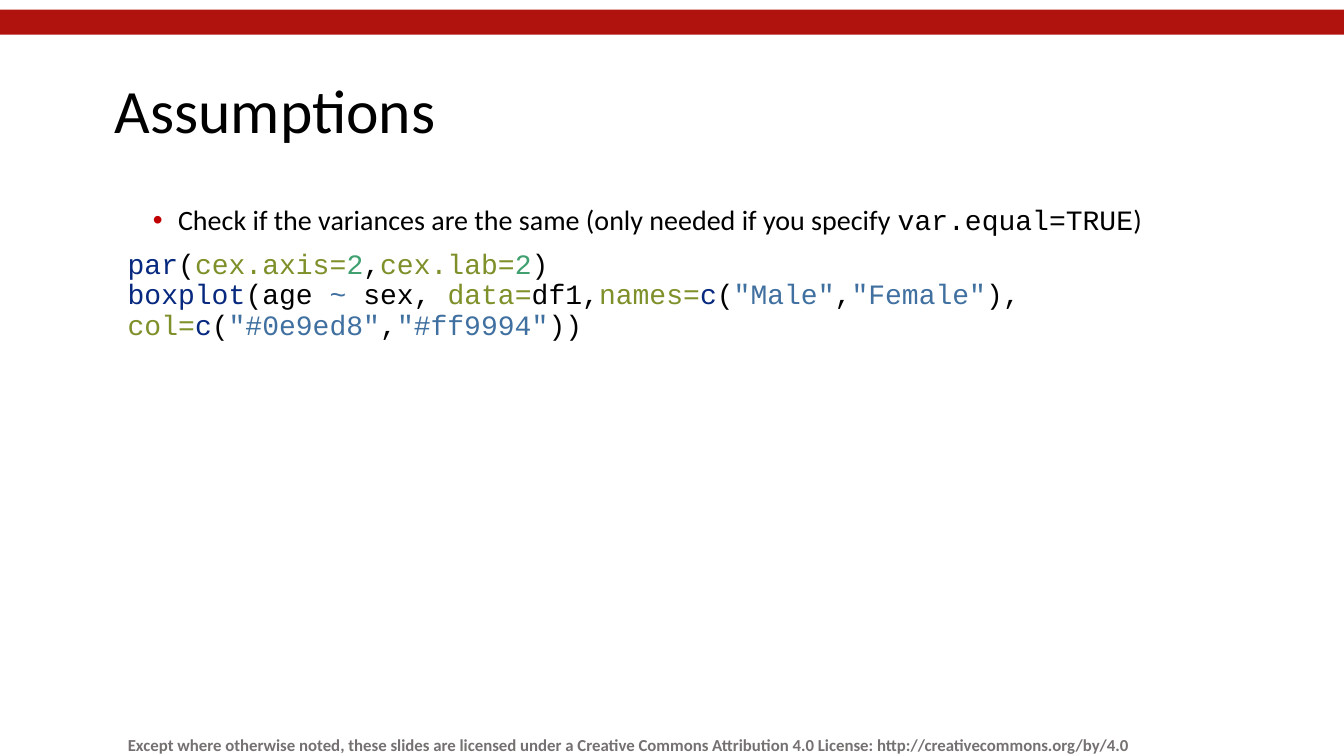
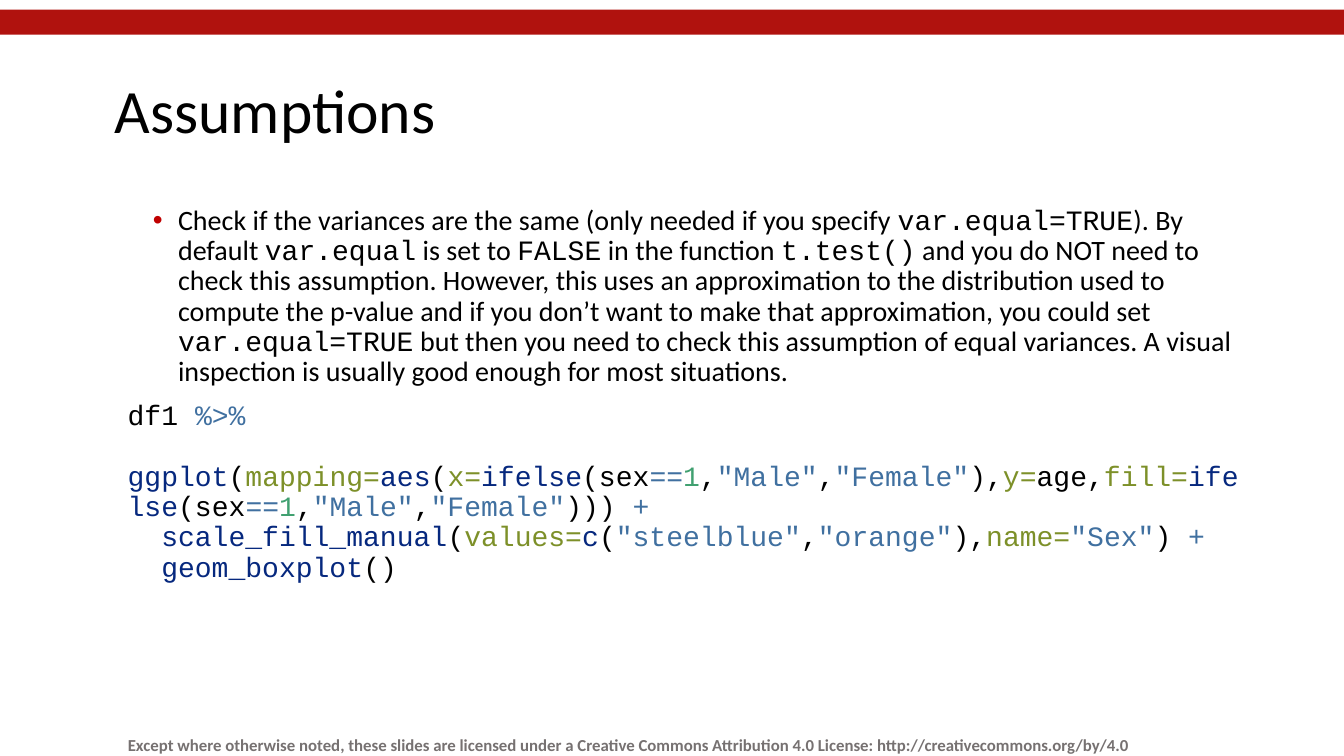
Before and after one commit to mlw-stats/R_And_Statistics_Training_2021, a slide deck: slide 27 of Session4/MLW_KUHeS_RandStatistics_Session4.pptx. Drawn at 1344x756 pixels with LibreOffice and Linux fonts; fonts in the diff are those of the drawing; background and template pictures are left out. Boxes give left, top, right and bottom in pixels: in the first picture for what was removed or moved away, otherwise in the second. Text is boxed around its words. In the diff, an @@ line names an element or a change of style, - is before the commit and + after.

Commit message:
ggplot for slides for Session4

```diff
--- a/Session4/MLW_KUHeS_RandStatistics_Session4.pptx
+++ b/Session4/MLW_KUHeS_RandStatistics_Session4.pptx
@@ text at (x1=128, y1=209, x2=1239, y2=583): text changed; font Courier New to Calibri @@
-  • Check if the variances are the same (only needed if you specify var.equal=TRUE)
-par(cex.axis=2,cex.lab=2)
-boxplot(age ~ sex, data=df1,names=c("Male","Female"), col=c("#0e9ed8","#ff9994"))
+  • Check if the variances are the same (only needed if you specify var.equal=TRUE). By default var.equal is set to FALSE in the function t.test() and you do NOT need to check this assumption. However, this uses an approximation to the distribution used to compute the p-value and if you don’t want to make that approximation, you could set var.equal=TRUE but then you need to check this assumption of equal variances. A visual inspection is usually good enough for most situations.
+df1 %>%
+ggplot(mapping=aes(x=ifelse(sex==1,"Male","Female"),y=age,fill=ifelse(sex==1,"Male","Female"))) +
+scale_fill_manual(values=c("steelblue","orange"),name="Sex") +
+geom_boxplot()
```
Also in this commit, not shown: 3 other slides changed.
